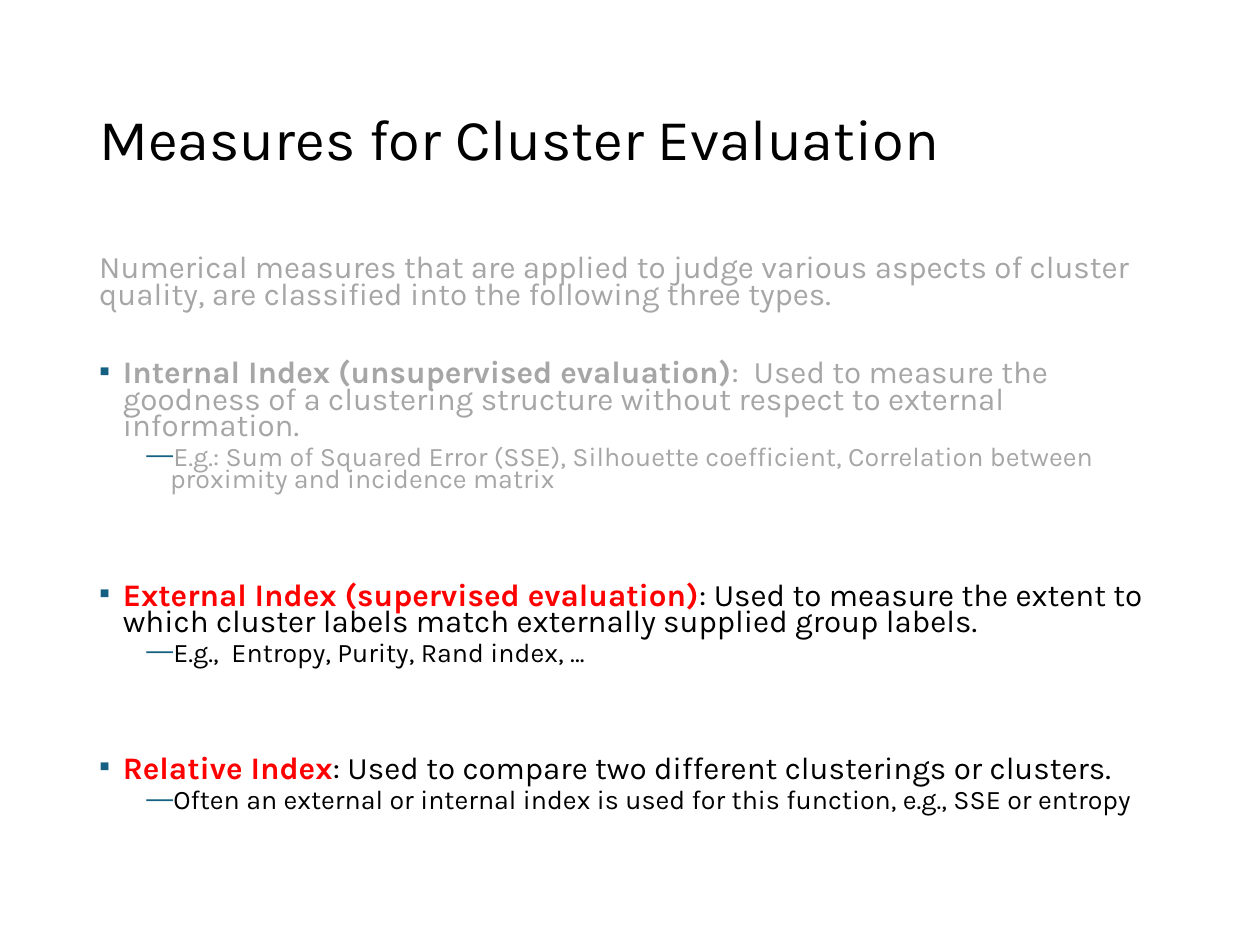
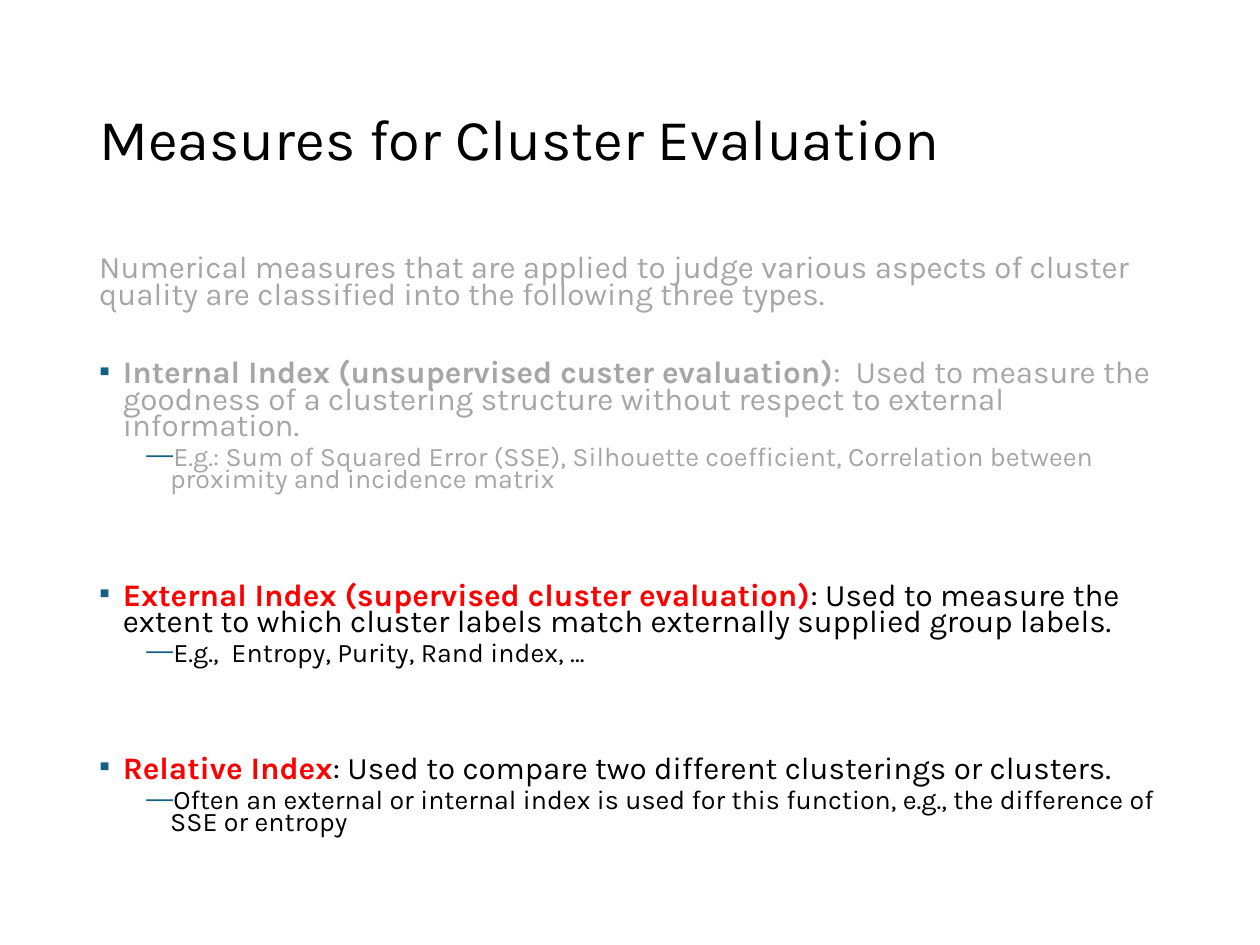
Before and after one commit to mhahsler/Introduction_to_Data_Mining_R_Examples, a slide deck: slide 88 of slides/chap7_basic_cluster_analysis.pptx. Drawn at 1260x945 pixels with LibreOffice and Linux fonts; fonts in the diff are those of the drawing. Boxes give left, top, right and bottom in pixels: in the first picture for what was removed or moved away, otherwise in the second. Text is boxed around its words. In the diff, an @@ line names an element or a change of style, - is before the commit and + after.

```diff
--- a/slides/chap7_basic_cluster_analysis.pptx
+++ b/slides/chap7_basic_cluster_analysis.pptx
@@ text at [99,256,1150,436]: text changed @@
-Numerical measures that are applied to judge various aspects of cluster quality, are classified into the following three types.
-▪ Internal Index (unsupervised evaluation): Used to measure the goodness of a clustering structure without respect to external information.
+Numerical measures that are applied to judge various aspects of cluster quality are classified into the following three types.
+▪ Internal Index (unsupervised custer evaluation): Used to measure the goodness of a clustering structure without respect to external information.
@@ text at [123,582,1120,640]: text changed @@
-▪ External Index (supervised evaluation): Used to measure the extent to which cluster labels match externally supplied group labels.
+▪ External Index (supervised cluster evaluation): Used to measure the extent to which cluster labels match externally supplied group labels.
@@ text at [170,785,1154,838]: text changed @@
-  — Often an external or internal index is used for this function, e.g., SSE or entropy
+  — Often an external or internal index is used for this function, e.g., the difference of SSE or entropy
```
Also in this commit, not shown: 5 other slides changed, 1 other file.
